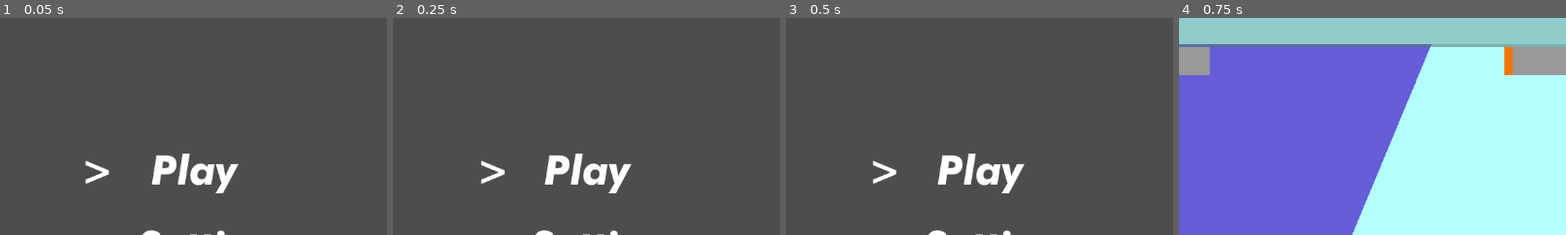
Above: before the commit, frames 1-4 (left to right).
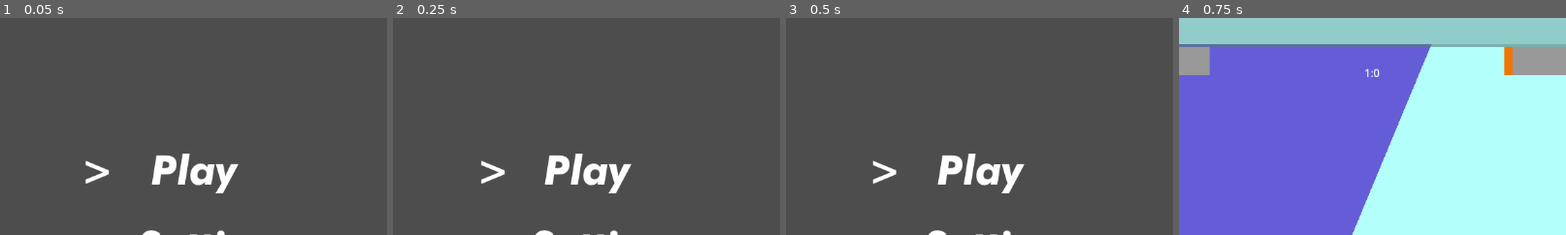
Above: after the commit, the same moments.

Repository: ProgrammingParadox/voronoi-game
Game: Godot game, scene res://scenes/home.tscn
Same seed, same stepped clock (60 frames per second), same inputs: the game is played once before the commit and once after it.
Inputs:
- Up to frame 1 (0.05 s): no input
- Up to frame 2 (0.25 s): no input
- Up to frame 3 (0.5 s): no input
- Up to frame 4 (0.75 s): click "Play" at 0.5 s
The pictures show only the part of the screen within x 27-77%, y 0-50%; the shares and areas given below are measured in that part.

Frames 1-3 are identical in both runs. In frame 4, less than 0.1% of the frame differs, in the area x 48-52%, y 23-28%.

Commit message:
made game timer better

Diff:
--- a/scenes/Game.tscn
+++ b/scenes/Game.tscn
@@ -4,11 +4,11 @@
 [ext_resource type="Shader" uid="uid://31ww3j04rdyb" path="res://voronoi.gdshader" id="1_t88pq"]
 [ext_resource type="Script" uid="uid://chnkqismhkqxo" path="res://scripts/voronoi.gd" id="2_r0x5m"]
 [ext_resource type="PackedScene" uid="uid://bhp5xw5nom5h" path="res://player.tscn" id="4_78awf"]
-[ext_resource type="PackedScene" uid="uid://5ese66emhxwj" path="res://scenes/laser.tscn" id="5_g4kob"]
 [ext_resource type="PackedScene" uid="uid://b6v30hgpnovxm" path="res://scenes/ui.tscn" id="6_kiw3p"]
 [ext_resource type="Shader" uid="uid://cfyluk3a80u1g" path="res://ownership_bar.gdshader" id="7_400sg"]
 [ext_resource type="PackedScene" uid="uid://bh30v87xi41fx" path="res://energy.tscn" id="8_400sg"]
 [ext_resource type="Script" uid="uid://bxq838xuvshxn" path="res://scripts/ownership_bar.gd" id="8_g4kob"]
+[ext_resource type="Script" uid="uid://biyityj50lmyp" path="res://scenes/match_timer.gd" id="10_qy1jj"]
 
 [sub_resource type="ShaderMaterial" id="ShaderMaterial_q6r6c"]
 shader = ExtResource("1_t88pq")
@@ -39,12 +39,10 @@
 
 [node name="Player 1" parent="." groups=["1st", "entity", "players"] instance=ExtResource("4_78awf")]
 position = Vector2(154, 146)
-laser_tscn = ExtResource("5_g4kob")
 controls_melee = "player_1_melee"
 
 [node name="Player 2" parent="." groups=["entity", "players"] instance=ExtResource("4_78awf")]
 position = Vector2(987, 492)
-laser_tscn = ExtResource("5_g4kob")
 controls_up = "player_2_up"
 controls_down = "player_2_down"
 controls_left = "player_2_left"
@@ -82,3 +80,14 @@
 offset_right = 1075.0
 offset_bottom = 498.0
 player_ref = NodePath("../Player 2")
+
+[node name="MatchTimer" type="Label" parent="."]
+offset_left = 587.0
+offset_top = 70.0
+offset_right = 627.0
+offset_bottom = 93.0
+script = ExtResource("10_qy1jj")
+
+[node name="Timer" type="Timer" parent="MatchTimer"]
+
+[connection signal="timeout" from="MatchTimer/Timer" to="MatchTimer" method="_on_timer_timeout"]
--- a/scenes/match_timer.gd
+++ b/scenes/match_timer.gd
@@ -1,11 +1,25 @@
 extends Label
 
-
+var display_num : String
+var minutes : int
+var seconds : int
+@onready var timer = $Timer
 # Called when the node enters the scene tree for the first time.
 func _ready() -> void:
-	pass # Replace with function body.
+	timer.start()
+	seconds = Global.game_time
 
 
 # Called every frame. 'delta' is the elapsed time since the previous frame.
 func _process(delta: float) -> void:
-	pass
+	text = sec_to_cool(Global.game_time)
+
+func _on_timer_timeout() -> void:
+	Global.game_time -= 1
+
+func sec_to_cool(seconds):
+	var minutes := 0
+	while seconds > 59:
+		seconds -= 60
+		minutes += 1
+	return str(int(minutes))+":"+str(int(seconds))
--- a/scripts/Global.gd
+++ b/scripts/Global.gd
@@ -1,4 +1,6 @@
 extends Node;
+
+var game_time := 60
 
 var paused = false
 
